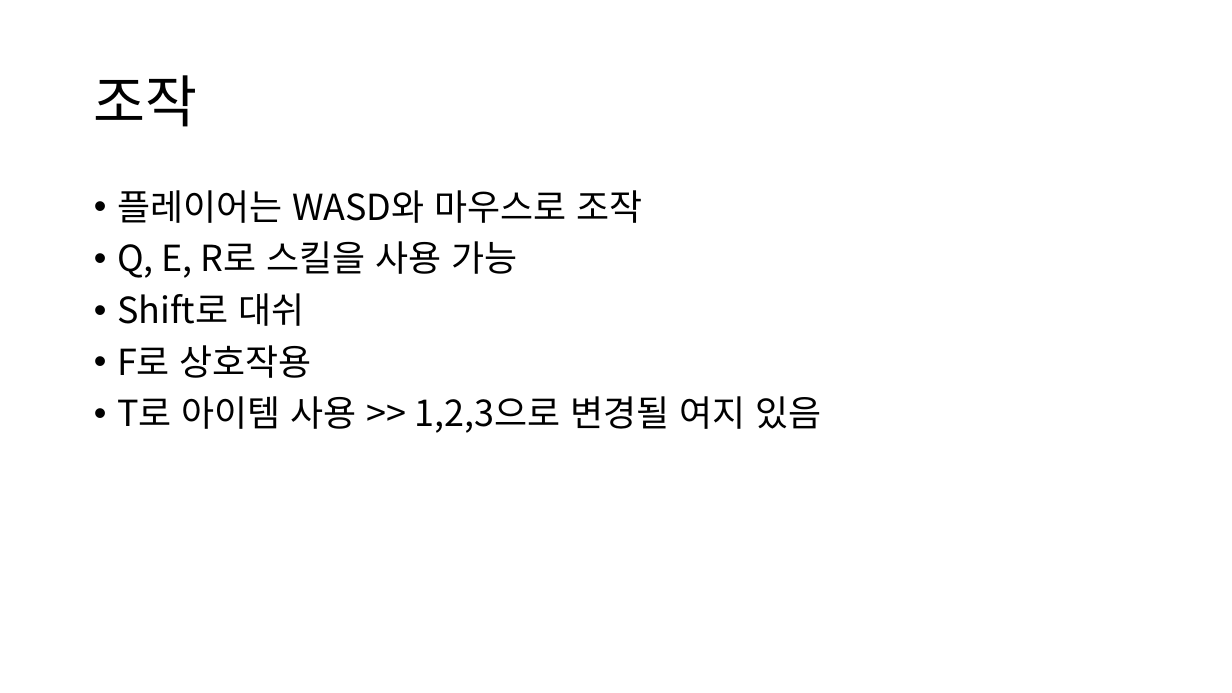
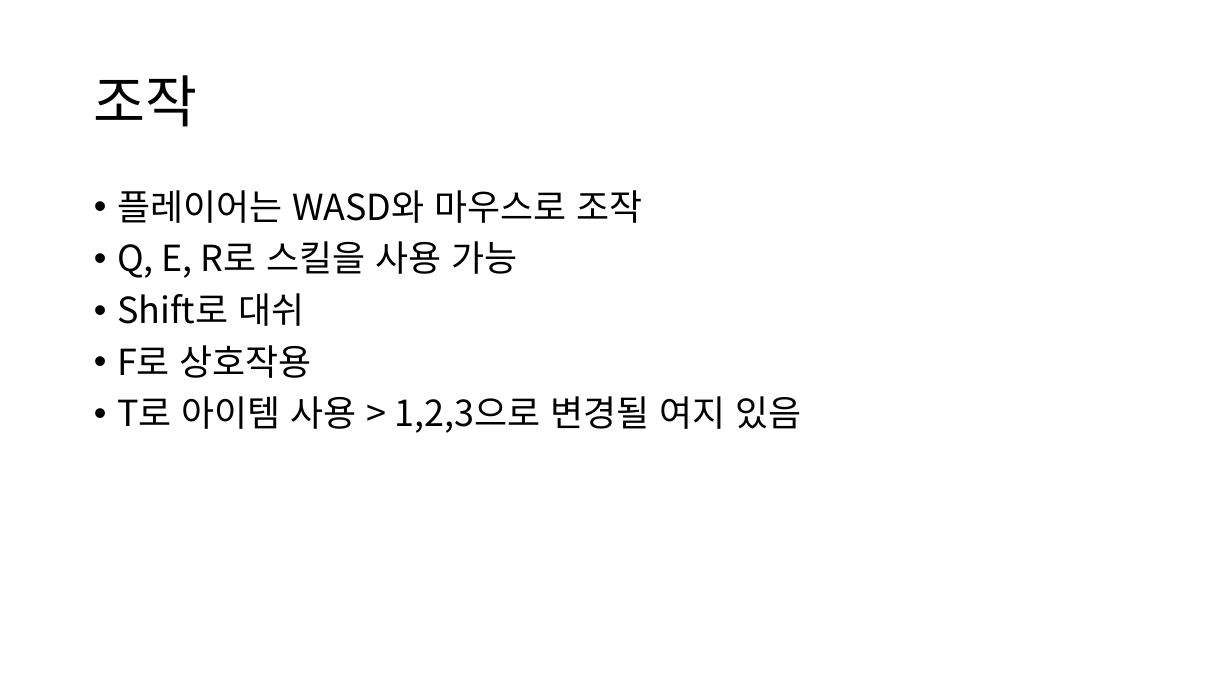
Before and after one commit to maru3172/ProjectJJ, a slide deck: slide 6 of Temp/HG/졸업작품 PPT.pptx. Drawn at 1232x693 pixels with LibreOffice and Linux fonts; fonts in the diff are those of the drawing. Boxes give left, top, right and bottom in pixels: in the first picture for what was removed or moved away, otherwise in the second. Text is boxed around its words. In the diff, an @@ line names an element or a change of style, - is before the commit and + after.

Commit message:
ppt 수정 그리고 파일명 변경

```diff
--- a/Temp/HG/졸업작품 PPT.pptx
+++ b/Temp/HG/졸업작품 PPT.pptx
@@ text at (117,396,802,433): text changed @@
-• T로 아이템 사용 >> 1,2,3으로 변경될 여지 있음
+• T로 아이템 사용 > 1,2,3으로 변경될 여지 있음
```
Also in this commit, not shown: 4 other slides changed, 1 other file.
